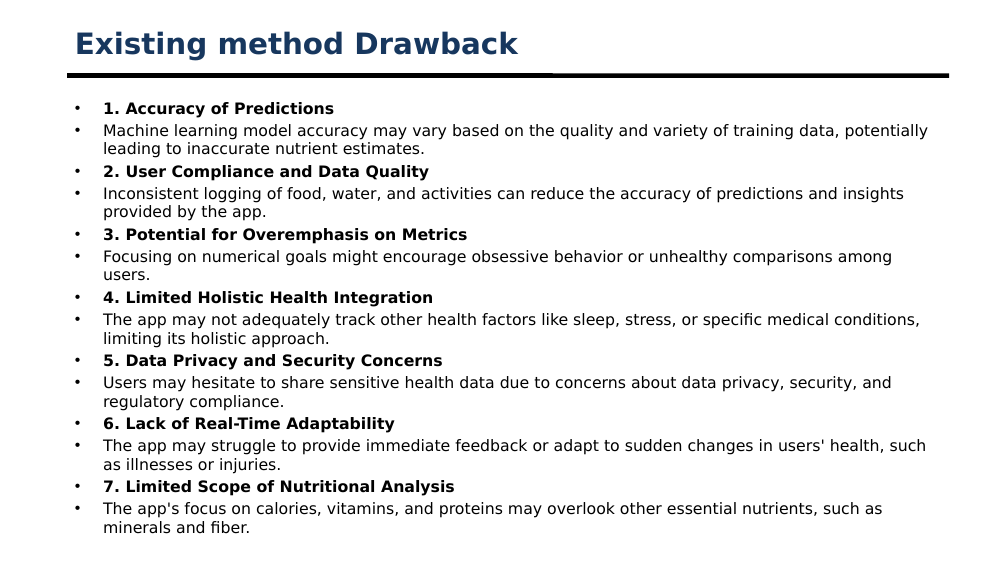
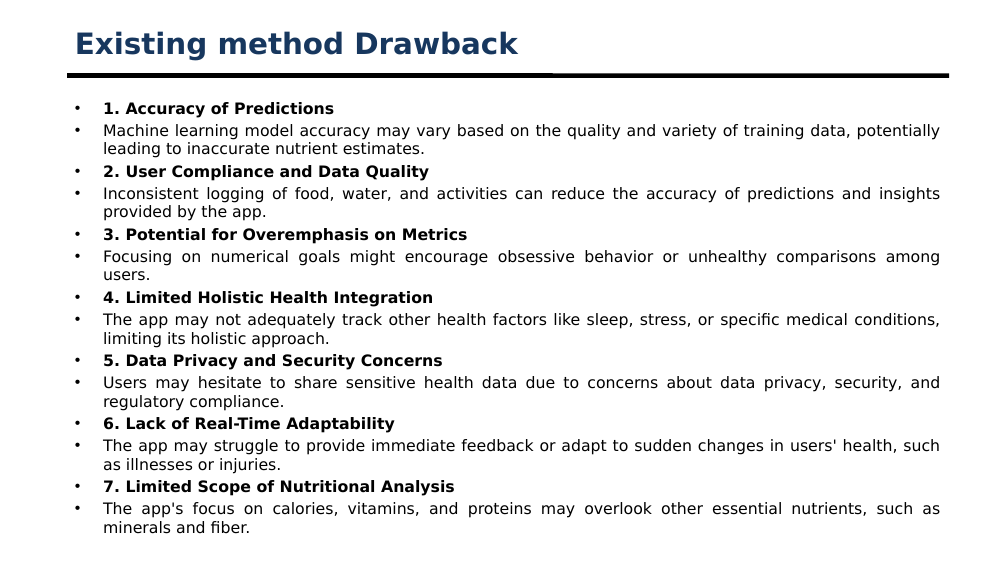
Before and after one commit to HealthBuddy99/HealthBuddy, a slide deck: slide 4 of review1.pptx. Drawn at 1008x567 pixels with LibreOffice and Linux fonts; fonts in the diff are those of the drawing; background and template pictures are left out. Boxes give left, top, right and bottom in pixels: in the first picture for what was removed or moved away, otherwise in the second. Text is boxed around its words. In the diff, an @@ line names an element or a change of style, - is before the commit and + after.

```diff
--- a/review1.pptx
+++ b/review1.pptx
@@ text "1. Accuracy of Predictions" at [103, 102, 941, 518]: alignment left to justified @@
```
Also in this commit, not shown: 6 other slides changed, 1 slide added, 2 slides removed, 3 other files.
